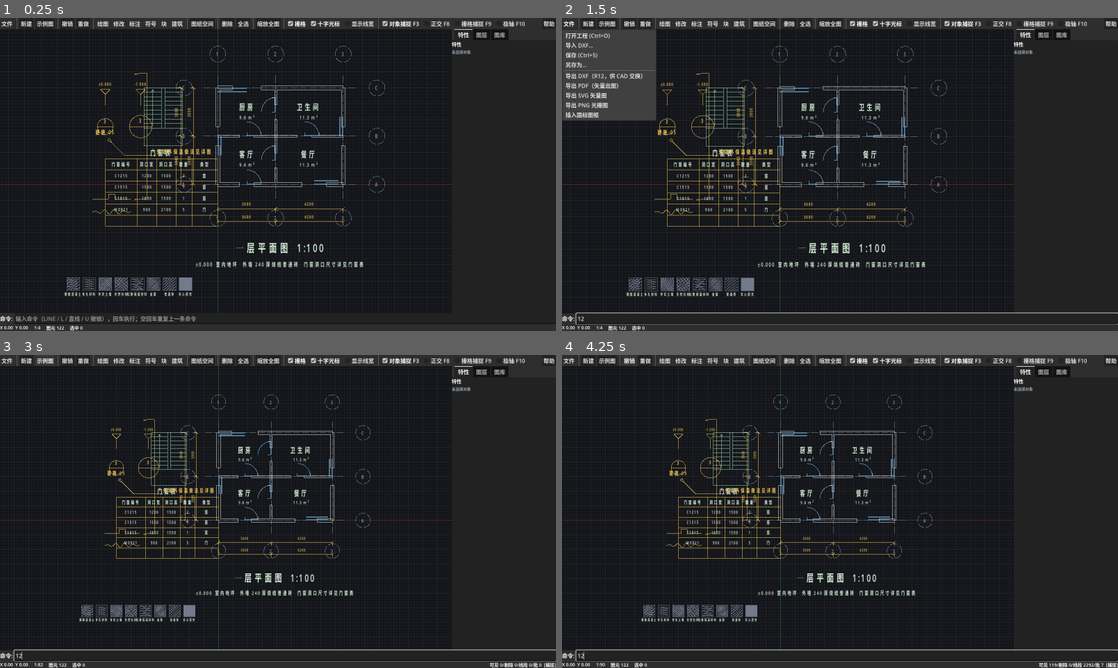
Above: before the commit, frames 1-4 (two rows, left to right).
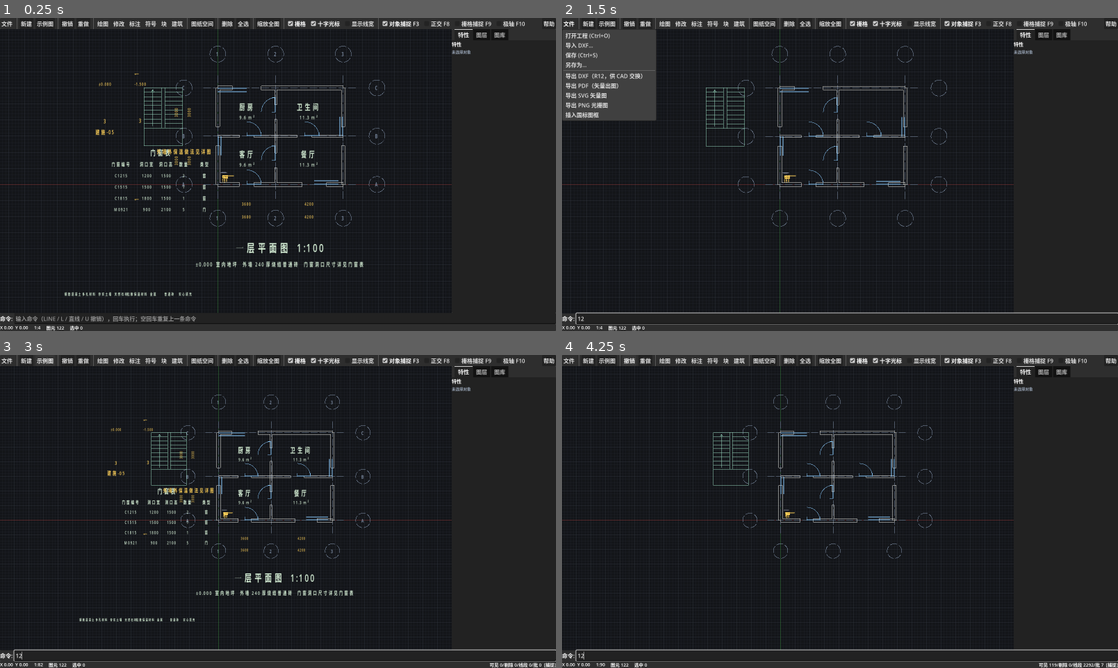
Above: after the commit, the same moments.

Repository: v-dao/HouseBuilder
Game: Godot game, scene res://src/main.tscn
The game is run twice, just before and just after one commit, with the same random seed, the same clock (stepped at 60 frames per second) and the same inputs.
Inputs (mouse positions are in pixels of both pictures, inside the frame that each line leads up to):
- Up to frame 1 (0.25 s): no input
- Up to frame 2 (1.5 s): click (845, 318) at 0.52 s; type "12" at 0.6 s; click "文件" at 1.25 s
- Up to frame 3 (3 s): click "新建" at 2 s; click "示例图" at 2.75 s
- Up to frame 4 (4.25 s): click "撤销" at 3.5 s

The runs differ from the first frame. In frame 1, 1.6% of the frame differs, in the area x 12-62%, y 17-88%; in frame 2, 3.2%, in the area x 11-68%, y 10-89%; in frame 3, 1.4%; in frame 4, 2.8%.

Commit message:
渲染性能架构性重构：几何缓存提升到分桶级、缓存模型坐标
问题本质（第一轮常数优化后仍然 274ms/十万图元）：
逐图元把点变换到屏幕空间，十万图元就是每帧上百万次 GDScript 操作，
靠常数优化消不掉。

解法：缓存单位从「图元」提升到「分桶」，且缓存**模型坐标**
- 分桶点串缓存模型坐标，键为「文档版本 + 缩放档位 + 线宽模式 + 线型比例」
- 缓存命中时完全跳过图元遍历：可见性判定、颜色/线宽/线型解析、
  圆弧细分全都不做
- 每帧只剩「每个桶做一次 Transform2D × PackedVector2Array」——
  把坐标变换交给引擎的 C++ 循环，而不是在 GDScript 里逐点算
- 分桶通常只有几个，于是每帧的 GDScript 工作量与图元数量无关

缩放档位取 2 的对数的 1/3 步长（约每 1.26 倍换一档），
兼顾圆弧细分精度与重建频率。

两条路径并存：图纸空间需要按视口边界裁剪，而裁剪是屏幕空间的事、
无法批量，因此图纸空间保留原有的逐图元带裁剪路径；
模型空间（交互编辑的主战场）走缓存快路径。

代价：不再按视口剔除，所有图元都进桶（十万图元约 1.6MB）。
换来平移缩放时零重建 —— 剔除省下的是顶点数，
丢掉的是"改一个数就要重算全图"，这个取舍是划算的。

实测（十万图元全可见，一帧中位数）
  优化前          1004.9 ms
  常数优化后       274.0 ms
  本次重构后        11.0 ms     累计 91 倍
  一万图元           8.3 ms（等于 120Hz 垂直同步周期，实际开销更低）
拾取 3.3ms、框选 7.5ms。三个量级都在一帧预算内。

随之修掉的缺陷
缓存命中时统计计数全为 0：清空 _seg_count / _cached_drawn 的代码
在缓存命中检查之前，命中时读到的是被清零的值。
把「只在重建时该清的东西」移入重建分支。

测试：1625 项断言全通过；渲染与出图经截图与 pypdf 复核无回归
文档：docs/性能实测与瓶颈分析.md 更新为两轮优化的完整记录

Diff:
--- a/src/render/cad_renderer.gd
+++ b/src/render/cad_renderer.gd
@@ -40,6 +40,17 @@
 var _bucket_pts: Dictionary = {}
 # 分桶元数据：key -> [Color, width_px]
 var _bucket_meta: Dictionary = {}
+## 模型空间几何缓存。
+## 键为「文档版本 + 缩放档位 + 线宽模式 + 线型比例」，命中时跳过整个图元遍历。
+## 值仍是分桶的点串，但点是**模型坐标**。
+##
+## 为什么要这样缓存：原先每帧要为每个图元做可见性/颜色/线宽/线型的解析，
+## 再把点逐个变换到屏幕 —— 十万图元下就是每帧上百万次 GDScript 操作。
+## 改成缓存模型坐标后，每帧只剩「每个桶做一次 C++ 数组变换」，
+## 分桶通常只有几个，于是每帧的 GDScript 工作量与图元数无关。
+var _geo_cache_key: String = ""
+var _geo_valid := false
+
 ## 每帧构建一次的图层解析缓存：
 ## 图层名 -> {visible, color, width, linetype, bucket}
 ## 没有它的话，每个图元都要做四五次字典查找（可见性/颜色/线宽/线型），
@@ -50,6 +61,8 @@
 var _solid_items: Array = []
 var _seg_count: int = 0
 var _overflow := false
+## 上次构建几何时的可见图元数，供缓存命中时的统计使用
+var _cached_drawn: int = 0
 ## 点的显示半径（屏幕像素，恒定不随缩放变化）
 var point_size_px: float = 4.0
 
@@ -65,14 +78,12 @@
 ## 主入口。在 CanvasItem 的 _draw() 中调用。
 func draw(doc: CadDocument, view: ViewTransform, ci: CanvasItem,
 		selection: Array[CadEntity] = []) -> void:
-	_bucket_pts.clear()
-	_bucket_meta.clear()
-	_layer_cache.clear()
+	# 文字/点/实心填充每帧都要重建，所以在入口就清
 	_text_items.clear()
 	_point_items.clear()
 	_solid_items.clear()
-	_seg_count = 0
-	_overflow = false
+	# 注意：_seg_count / _overflow / _cached_drawn 只在**重建**时清。
+	# 放在这里会让缓存命中时读到被清零的值（统计全部显示 0）。
 
 	var culled := 0
 	var drawn := 0
@@ -80,6 +91,31 @@
 	var vr := view.visible_rect()
 	var xf := view.transform()
 	var sag := view.sagitta_for_pixels(sagitta_px)
+
+	# 几何缓存命中：图元遍历、颜色解析、圆弧细分全部跳过，
+	# 直接进入下面的分桶提交阶段。
+	var want_key := _geometry_key(doc, view)
+	if _geo_valid and want_key == _geo_cache_key:
+		_flush(ci, xf)
+		var sd0 := _draw_solids(view, ci)
+		var td0 := _draw_texts(doc, view, ci)
+		stats = {
+			"total": doc.entity_count(), "culled": 0, "drawn": _cached_drawn,
+			"segments": _seg_count, "buckets": _bucket_meta.size(),
+			"texts": _text_items.size(), "texts_drawn": td0,
+			"points": _point_items.size(), "solids": sd0,
+			"overflow": _overflow, "cache": "hit",
+		}
+		return
+
+	_geo_cache_key = want_key
+	_geo_valid = true
+	_bucket_pts.clear()
+	_bucket_meta.clear()
+	_layer_cache.clear()
+	_seg_count = 0
+	_overflow = false
+	_cached_drawn = 0
 
 	for e in doc.entities:
 		if not e.visible:
@@ -143,13 +179,14 @@
 	# 并集按文档 revision 缓存，文档不变时不重算。
 	if wall_count > 0:
 		_emit_walls(doc, xf)
-	_flush(ci)
-	_draw_solids(view, ci)
+	_flush(ci, xf)
 	_draw_points(doc, view, ci)
 	var texts_drawn := _draw_texts(doc, view, ci)
 	if not selection.is_empty():
 		_draw_selection(doc, view, ci, selection)
+	_cached_drawn = drawn
 	stats = {
+		"cache": "build",
 		"total": doc.entity_count(),
 		"culled": culled,
 		"drawn": drawn,
@@ -161,6 +198,17 @@
 		"solids": _solid_items.size(),
 		"overflow": _overflow,
 	}
+
+
+## 几何缓存的键。缩放按档位量化，避免连续缩放时每帧都重建。
+## 档位取 2 的对数的 1/3 步长（约每 1.26 倍缩放换一档），
+## 兼顾圆弧细分精度与重建频率。
+func _geometry_key(doc: CadDocument, view: ViewTransform) -> String:
+	var z := maxf(view.zoom, 1.0e-9)
+	var bucket := int(round(log(z) / log(2.0) * 3.0))
+	return "%d|%d|%s|%.4f|%s|%.4f" % [
+		doc.revision, bucket, str(show_lineweight),
+		ltscale, str(clip_enabled), sagitta_px]
 
 
 ## 取图层的解析结果，首次访问时构建并缓存
@@ -207,7 +255,9 @@
 	return b
 
 
-func _flush(ci: CanvasItem) -> void:
+## 提交分桶。点是模型坐标，这里用一次 Transform2D 乘法（C++ 循环）
+## 把它们整体变换到屏幕空间 —— 这是本渲染器每帧唯一与图元数量相关的开销。
+func _flush(ci: CanvasItem, xf: Transform2D) -> void:
 	for key in _bucket_pts.keys():
 		var pts: PackedVector2Array = _bucket_pts[key]
 		if pts.size() < 2:
@@ -215,7 +265,27 @@
 		var meta: Array = _bucket_meta[key]
 		var color: Color = meta[0]
 		var width := maxf(float(meta[1]), min_width_px)
-		ci.draw_multiline(pts, color, width)
+		if clip_enabled:
+			# 图纸空间：需要按视口边界裁剪，走逐段裁剪的慢路径
+			_flush_clipped(ci, xf, pts, color, width)
+		else:
+			ci.draw_multiline(xf * pts, color, width)
+
+
+## 带裁剪的提交路径（图纸空间用）。逐段裁剪无法批量，
+## 但图纸空间只在切换布局与改动时重绘，不在交互热路径上。
+func _flush_clipped(ci: CanvasItem, xf: Transform2D, pts: PackedVector2Array,
+		color: Color, width: float) -> void:
+	var out := PackedVector2Array()
+	for i in range(0, pts.size() - 1, 2):
+		var a := xf * pts[i]
+		var b := xf * pts[i + 1]
+		var seg := _clip_seg_rect(a, b, clip_rect)
+		if seg.size() == 2:
+			out.append(seg[0])
+			out.append(seg[1])
+	if out.size() >= 2:
+		ci.draw_multiline(out, color, width)
 
 
 func _resolve_width(doc: CadDocument, e: CadEntity) -> float:
@@ -233,7 +303,10 @@
 # ---------------------------------------------------------------------------
 
 func _emit_curve(doc: CadDocument, bucket: PackedVector2Array, c: GeoCurve,
-		lt: CadLinetype, lt_scale: float, xf: Transform2D, sag: float, zoom: float) -> void:
+		lt: CadLinetype, lt_scale: float, _xf: Transform2D, sag: float, zoom: float) -> void:
+	# 注意：本函数只往桶里写**模型坐标**，不再做屏幕变换。
+	# 变换在 _flush 里一次性完成，这是性能的关键 ——
+	# 逐图元做 GDScript 变换是原先每帧上百毫秒的根源。
 	if _overflow:
 		return
 	var poly := c.tessellate(sag)
@@ -248,7 +321,8 @@
 			dashed = false
 
 	if not dashed:
-		_append_segments(bucket, xf * poly, c.is_closed())
+		# 入桶的是**模型坐标**；变换统一在 _flush 里做一次
+		_append_segments(bucket, poly, c.is_closed())
 		return
 
 	# 虚线的切分必须在**模型空间**完成：线型长度是模型 mm，
@@ -260,24 +334,14 @@
 	var model_pairs := PackedVector2Array()
 	_append_dashed(model_pairs, poly, pattern, c.is_closed())
 	if model_pairs.size() >= 2:
-		var screen_pairs := xf * model_pairs
-		if clip_enabled:
-			for k in range(0, screen_pairs.size() - 1, 2):
-				_push_seg(bucket, screen_pairs[k], screen_pairs[k + 1])
-		else:
-			bucket.append_array(screen_pairs)
-
-
-## 线段入桶。开启裁剪时先对屏幕空间的线段做矩形裁剪。
+		bucket.append_array(model_pairs)
+
+
+## 线段入桶（模型坐标）。裁剪不在这里做 ——
+## 裁剪属于屏幕空间的事，统一放到 _flush_clipped 里处理。
 func _push_seg(bucket: PackedVector2Array, a: Vector2, b: Vector2) -> void:
-	if not clip_enabled:
-		bucket.append(a)
-		bucket.append(b)
-		return
-	var r := _clip_seg_rect(a, b, clip_rect)
-	if r.size() == 2:
-		bucket.append(r[0])
-		bucket.append(r[1])
+	bucket.append(a)
+	bucket.append(b)
 
 
 ## 线段对矩形裁剪（Liang-Barsky）
@@ -391,10 +455,10 @@
 		var pts: PackedVector2Array = poly
 		if pts.size() < 3:
 			continue
-		var scr := view_xf * pts
-		for i in range(scr.size()):
-			_push_seg(bucket, scr[i], scr[(i + 1) % scr.size()])
-		_seg_count += scr.size()
+		var _unused := view_xf
+		for i in range(pts.size()):
+			_push_seg(bucket, pts[i], pts[(i + 1) % pts.size()])
+		_seg_count += pts.size()
 
 
 ## 展开块引用：把块内图元按插入变换落到模型空间，逐个解析颜色后入桶。
@@ -487,20 +551,24 @@
 	var ring := h.boundary_closed()
 	if ring.size() < 3:
 		return
-	var scr := PackedVector2Array()
-	var xf := view.transform()
-	for q in ring:
-		scr.append(xf * q)
-	_solid_items.append({"poly": scr, "color": doc.resolve_color(h), "alpha": doc.resolve_color(h).a})
-
-
-func _draw_solids(_view: ViewTransform, ci: CanvasItem) -> void:
+	# 存模型坐标，提交时统一变换 —— 与线几何走同一套缓存策略
+	var _unused := view
+	_solid_items.append({"poly": ring, "model": true, "color": doc.resolve_color(h)})
+
+
+func _draw_solids(_view: ViewTransform, ci: CanvasItem) -> int:
+	var n := 0
 	for item in _solid_items:
 		var poly: PackedVector2Array = item["poly"]
 		if poly.size() < 3:
 			continue
 		var col: Color = item["color"]
+		var xf2 := _view.transform() if item.has("model") else Transform2D()
+		if item.has("model"):
+			poly = xf2 * poly
 		ci.draw_colored_polygon(poly, Color(col.r, col.g, col.b, maxf(col.a, 1.0)))
+		n += 1
+	return n
 
 
 func _collect_point(doc: CadDocument, _view: ViewTransform, p: EntPoint) -> void:
Not shown, changed: README.md
Not shown, changed: docs/性能实测与瓶颈分析.md
